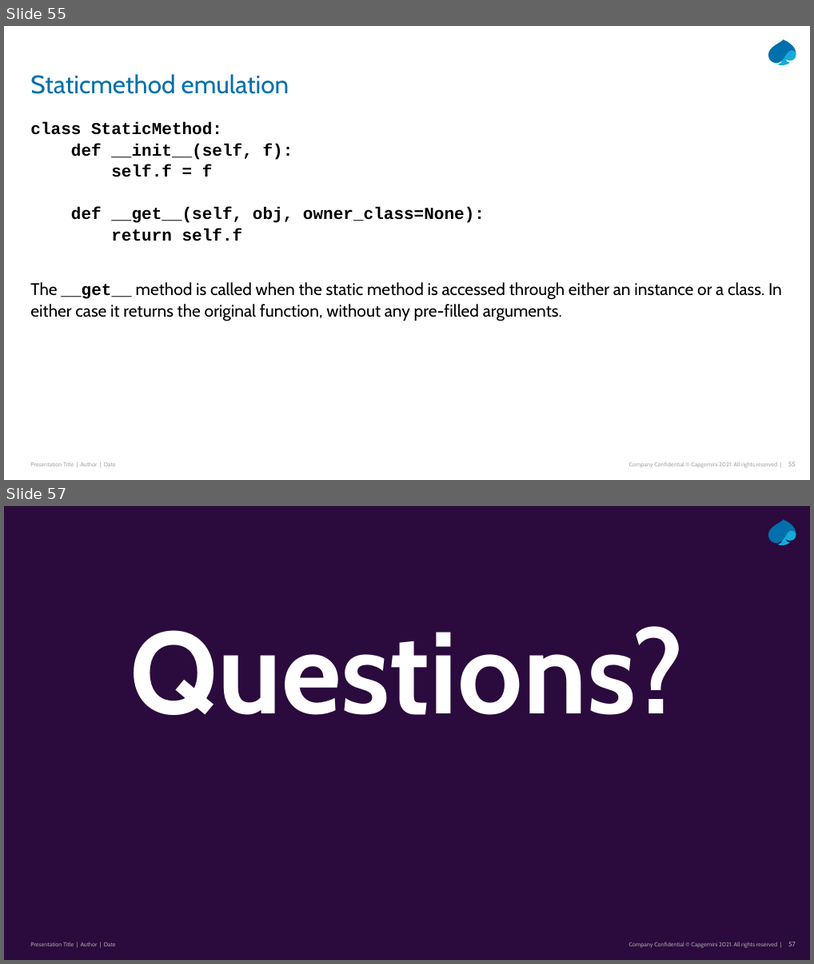
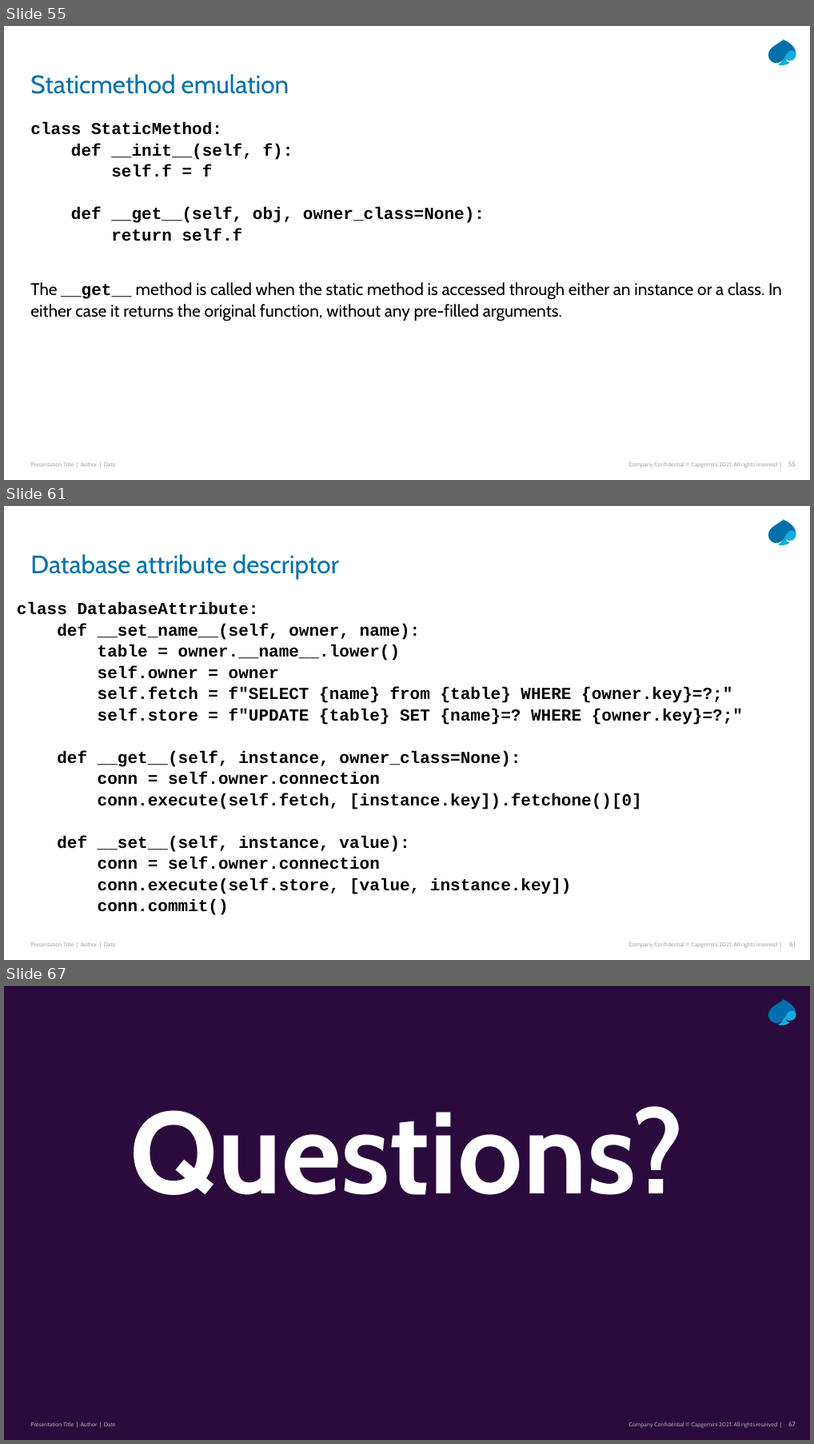
Before and after one commit to Python-Masterclass/Descriptors, a slide deck: Masterclass-6-descriptors.pptx. Shown one above the other, each under a label of ours: slides 55 and 57 before the commit, slides 55, 61 and 67 after it; the slides between them are not shown. The pictures are 814x964 and 814x1444 pixels, drawn with LibreOffice and Linux fonts; fonts in the diff are those of the drawing. Boxes give left, top, right and bottom in pixels: in the first picture for what was removed or moved away, otherwise in the second. Text is boxed around its words. In the diff, an @@ line names an element or a change of style, - is before the commit and + after.

```diff
--- a/Masterclass-6-descriptors.pptx
+++ b/Masterclass-6-descriptors.pptx
@@ slide 61 added at (4,506,810,960), background #FFFFFF; not listed: 5 template elements that a slide beside it also shows @@
@@ title added at (30,554,339,579), 30 pt, text #0070AD @@
+Database attribute descriptor
@@ text added at (17,602,743,915), 20 pt, text #000000, bold @@
+class DatabaseAttribute:
+def __set_name__(self, owner, name):
+table = owner.__name__.lower()
+self.owner = owner
+self.fetch = f"SELECT {name} from {table} WHERE {owner.key}=?;"
+self.store = f"UPDATE {table} SET {name}=? WHERE {owner.key}=?;"
+def __get__(self, instance, owner_class=None):
+conn = self.owner.connection
+conn.execute(self.fetch, [instance.key]).fetchone()[0]
+def __set__(self, instance, value):
+conn = self.owner.connection
+conn.execute(self.store, [value, instance.key])
+conn.commit()
@@ what was slide 57 is now slide 67 @@
@@ page number at (789,1421,796,1426): text changed @@
-57
+67
```
Also in this commit, not shown: 4 slides changed, 9 other slides added, 9 other files.
